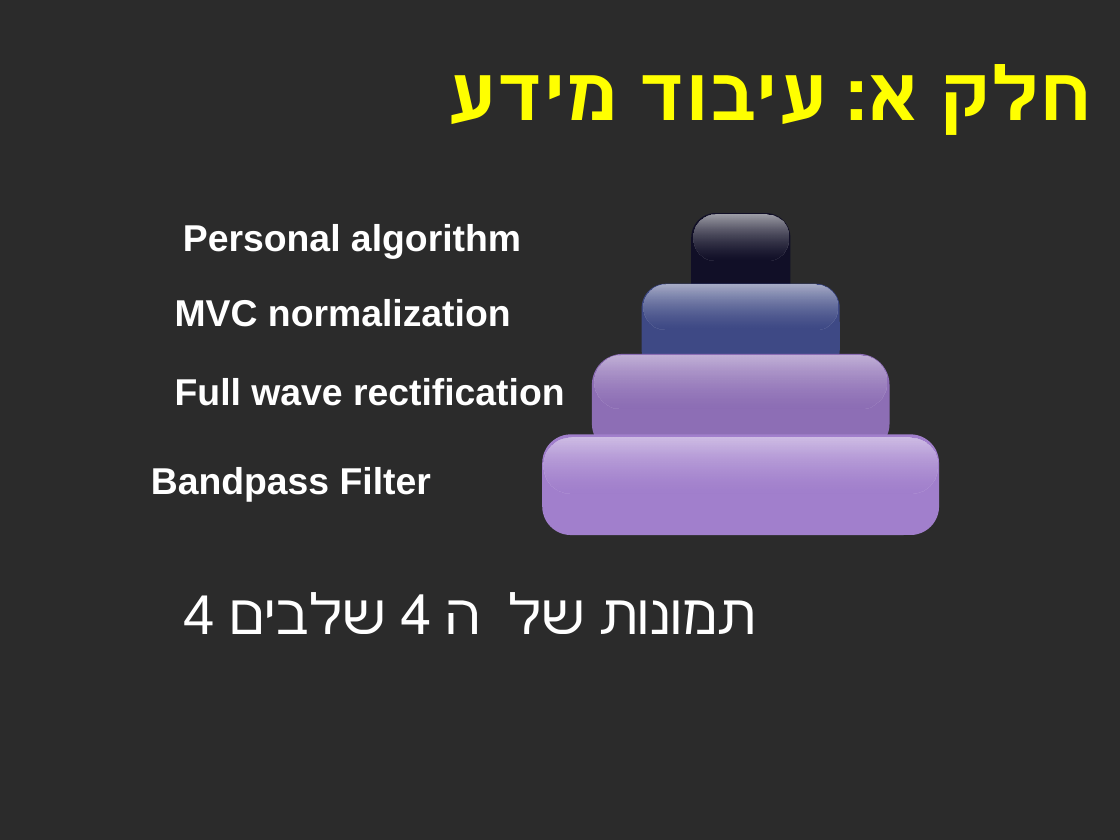
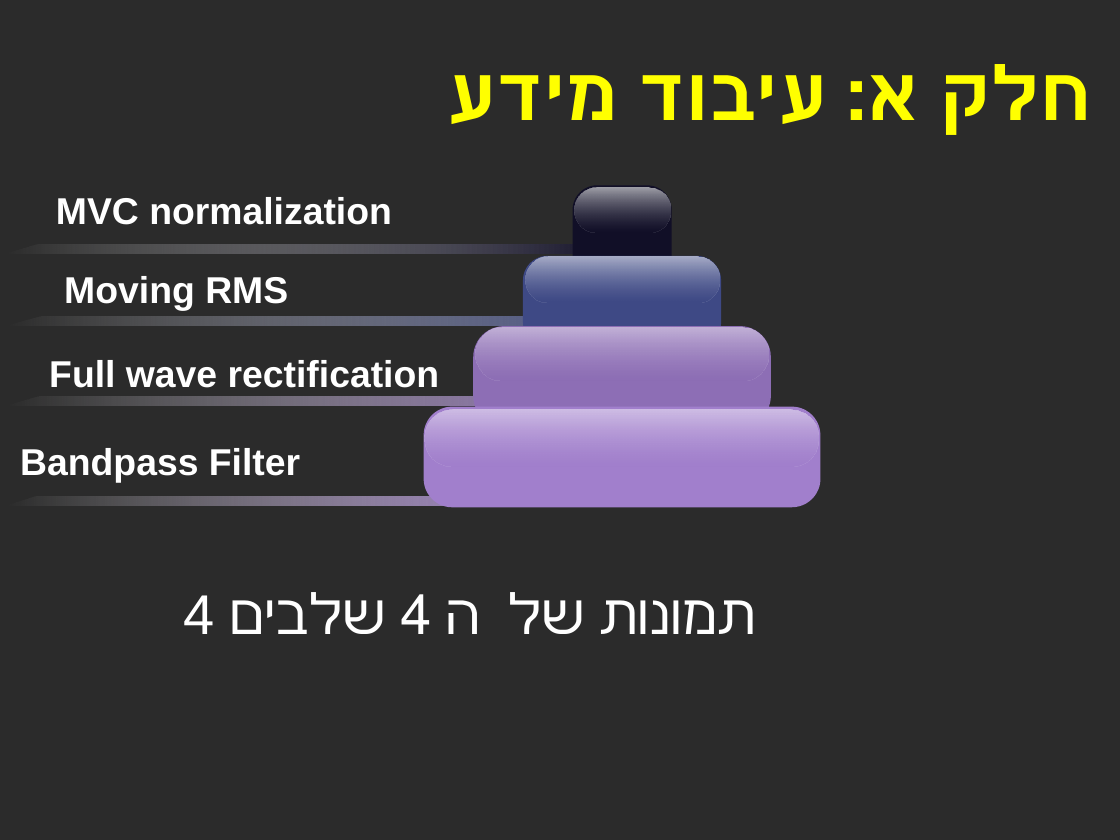
Before and after one commit to eliezerRevach/hand-gesture-project, a slide deck: slide 23 of מצגת/project show.pptx (slide 10 before the commit). Drawn at 1120x840 pixels with LibreOffice and Linux fonts; fonts in the diff are those of the drawing; background and template pictures are left out; a plain dark background stands for a picture behind light text. Boxes give left, top, right and bottom in pixels: in the first picture for what was removed or moved away, otherwise in the second. Text is boxed around its words. In the diff, an @@ line names an element or a change of style, - is before the commit and + after.

```diff
--- a/מצגת/project show.pptx
+++ b/מצגת/project show.pptx
@@ text "MVC normalization" moved from (x1=175, y1=299, x2=511, y2=327) to (x1=56, y1=197, x2=392, y2=225) @@
@@ 5 rounded rectangles moved together from (x1=542, y1=213, x2=939, y2=535) to (x1=423, y1=185, x2=820, y2=507) @@
@@ text removed at (x1=183, y1=224, x2=521, y2=258) @@
-Personal algorithm
@@ parallelogram added at (x1=3, y1=245, x2=620, y2=254), fill gradient #FFFFFF to #110F27 @@
@@ rounded rectangle moved from (x1=642, y1=283, x2=840, y2=374) to (x1=523, y1=256, x2=721, y2=347) @@
@@ text added at (x1=64, y1=276, x2=288, y2=311), 24 pt, text #FFFFFF, bold @@
+Moving RMS
@@ parallelogram added at (x1=4, y1=317, x2=666, y2=326), fill gradient #FFFFFF to #3E4985 @@
@@ rounded rectangle moved from (x1=591, y1=354, x2=889, y2=455) to (x1=474, y1=326, x2=772, y2=427) @@
@@ rounded rectangle moved from (x1=595, y1=355, x2=887, y2=408) to (x1=476, y1=328, x2=768, y2=381) @@
@@ text "Full wave rectification" moved from (x1=175, y1=378, x2=565, y2=406) to (x1=49, y1=360, x2=440, y2=388) @@
@@ parallelogram added at (x1=4, y1=396, x2=631, y2=405), fill gradient #FFFFFF to #8D6EB5 @@
@@ text "Bandpass Filter" moved from (x1=151, y1=467, x2=431, y2=502) to (x1=20, y1=448, x2=300, y2=482) @@
@@ parallelogram added at (x1=4, y1=497, x2=569, y2=506), fill gradient #FFFFFF to #A17FCC @@
```
Also in this commit, not shown: 9 other slides changed, 8 slides added, 3 slides removed, 4 other files.
